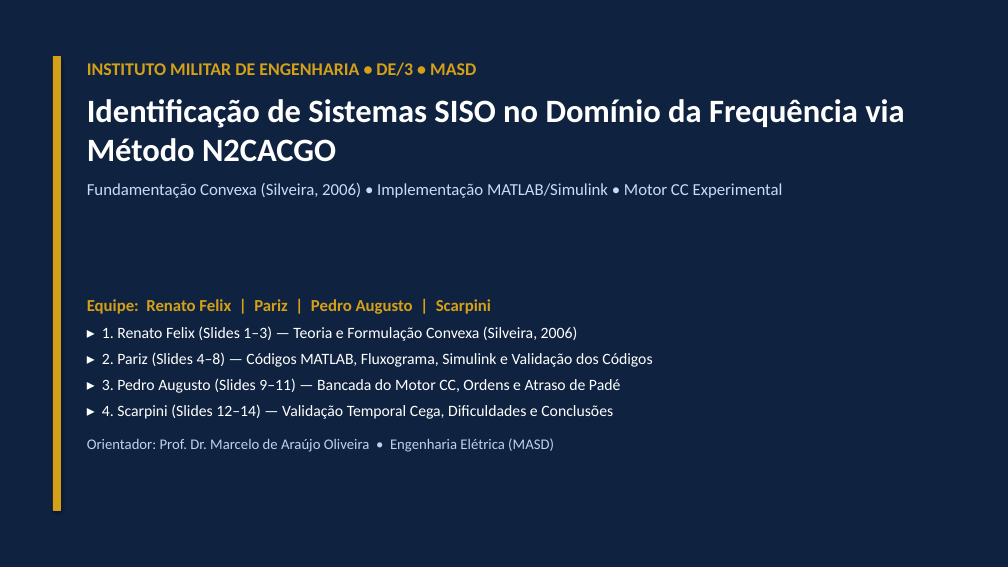
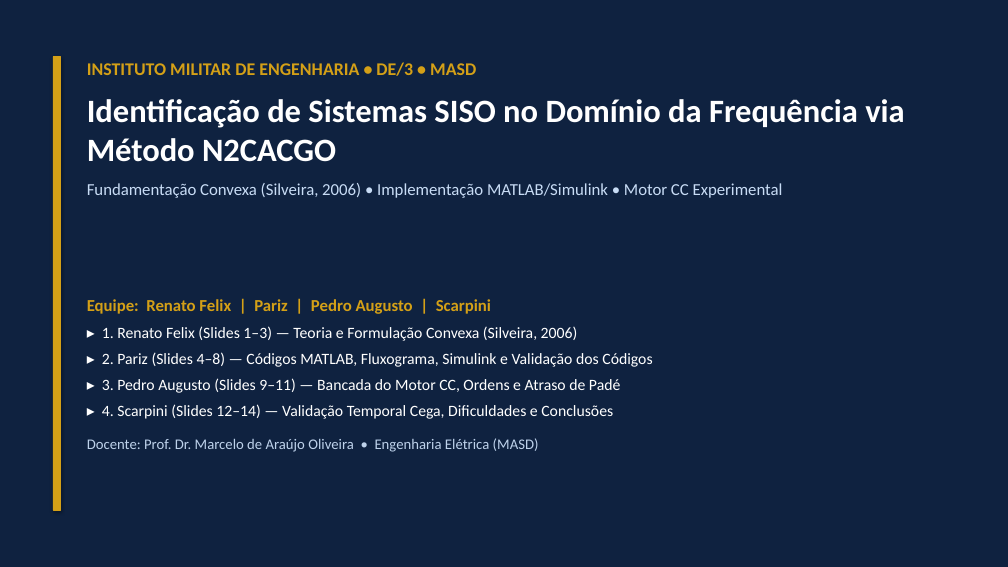
Before and after one commit to VPariz/masd-identificacao-n2cacgo, a slide deck: slide 1 of apresentacao/apresentacao_MASD_N2CACGO_IME.pptx. Drawn at 1008x567 pixels with LibreOffice and Linux fonts; fonts in the diff are those of the drawing. Boxes give left, top, right and bottom in pixels: in the first picture for what was removed or moved away, otherwise in the second. Text is boxed around its words. In the diff, an @@ line names an element or a change of style, - is before the commit and + after.

Commit message:
Use Docente instead of Orientador for Prof. Marcelo Oliveira

```diff
--- a/apresentacao/apresentacao_MASD_N2CACGO_IME.pptx
+++ b/apresentacao/apresentacao_MASD_N2CACGO_IME.pptx
@@ text at box(87, 438, 539, 452): text changed @@
-Orientador: Prof. Dr. Marcelo de Araújo Oliveira • Engenharia Elétrica (MASD)
+Docente: Prof. Dr. Marcelo de Araújo Oliveira • Engenharia Elétrica (MASD)
```
Also in this commit, not shown: 3 other files.
